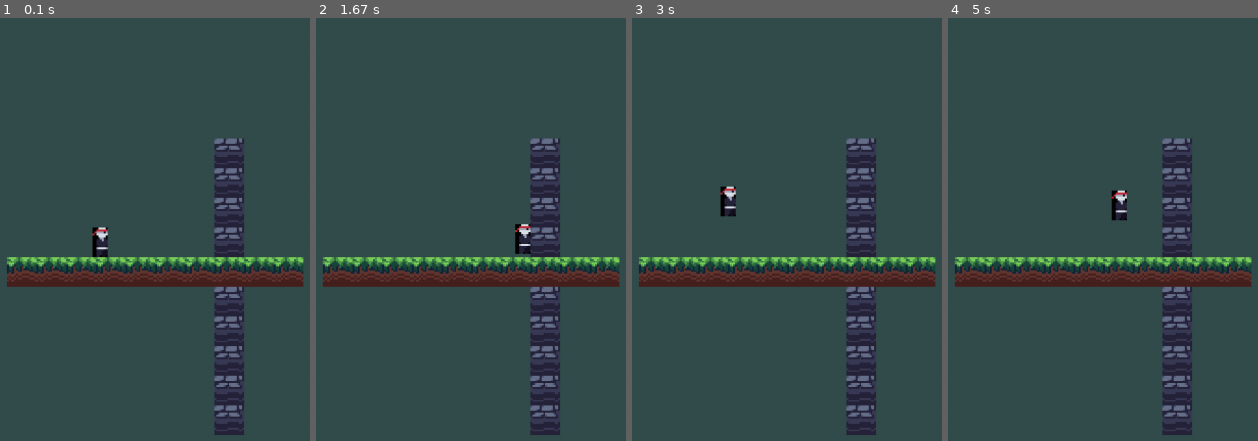
Above: before the commit, frames 1-4 (left to right).
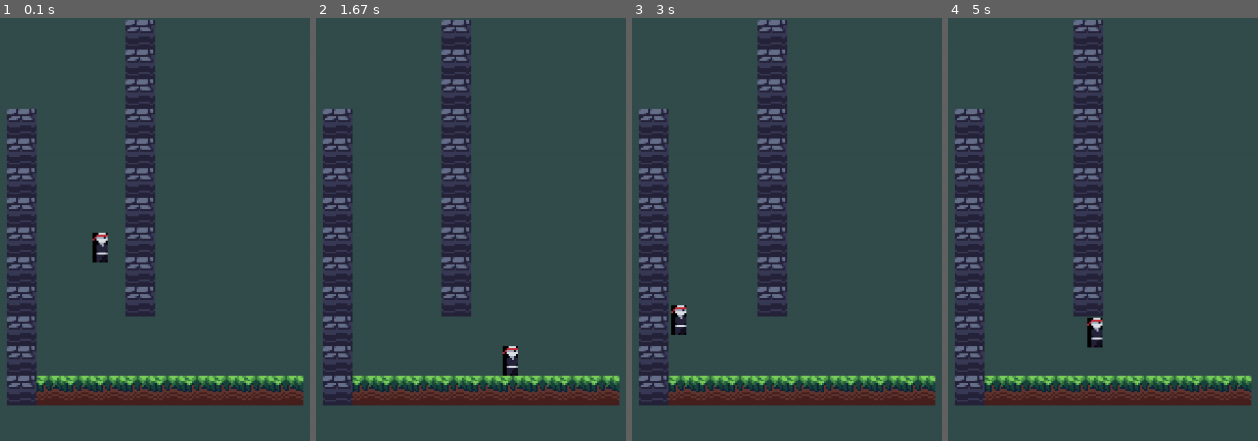
Above: after the commit, the same moments.

Repository: AymanOHM/project_gg
Game: pygame game, started from game.py
Same seed, same stepped clock (60 frames per second), same inputs: the game is played once before the commit and once after it.
Inputs:
- Up to frame 1 (0.1 s): no input
- Up to frame 2 (1.67 s): hold Right 0.33-0.8 s; hold Up 0.83-1.13 s; hold Right 1.17-1.63 s
- Up to frame 3 (3 s): hold Left 1.67-2.2 s; hold Left 2.23-2.63 s; hold Up from 2.67 s (still down)
- Up to frame 4 (5 s): release Up at 3.03 s; hold Right 3.07-3.7 s; hold Left 3.73-4.2 s; hold Right 4.23-4.7 s; hold Up from 4.73 s (still down)

The runs differ from the first frame. In frame 1, 25% of the frame differs, in the area x 2-99%, y 0-99%; in frame 2, 26%; in frame 3, 26%; in frame 4, 26%.

Commit message:
solved conflicts with player class merge request

Diff:
--- a/classes.py
+++ b/classes.py
@@ -29,7 +29,7 @@
     #the rect method does update param this for us, all we need is to chang pos now
 
 
-    def move(self,map, movement):
+    def move(self, map, movement: bool):
         #resetting collisions every movement
         self.collisions = {'up': False, 'down': False, 'right': False, 'left': False}
 
@@ -37,11 +37,13 @@
 
         self.pos[0] += mov_amount[0]
         entity_rect = self.rect()
+
         for rect in map.p_tiles_around(self.pos):
             if entity_rect.colliderect(rect):
                 if mov_amount[0] > 0:
                     self.collisions['right'] = True
                     entity_rect.right = rect.left
+
                 if mov_amount[0] < 0:
                     self.collisions['left'] = True
                     entity_rect.left = rect.right
@@ -49,6 +51,7 @@
 
         self.pos[1] += mov_amount[1]
         entity_rect = self.rect()
+
         for rect in map.p_tiles_around(self.pos):
             if entity_rect.colliderect(rect):
                 if mov_amount[1] > 0:
@@ -68,3 +71,124 @@
     def draw(self):
         rect = self.rect()
         self.tex.draw(rect.left,rect.right,rect.top,rect.bottom)
+
+class player(entity):
+
+    def __init__(self, game, path, pos, size=[50,50], speed=[3,0]):
+
+        self.environment = game.environment
+
+        self.gravity = self.environment['gravity']
+
+        self.pos = list(pos)
+        self.size  = list(size)
+
+        self.flags = {'air_jump': False,
+                      'last_wall_jump': {'right': False, 'left': False},
+                      'friction': False
+                      }
+
+        #texture
+        self.path = path
+        self.tex = Texture(game.assets['player'])
+
+
+        ## Entity transformation ##
+        # movement will be passed from update
+        self.speed = list(speed)  #array
+        self.collisions = {'up': False, 'down': False, 'right': False, 'left': False}
+
+    def move(self, map, movement: bool):
+        # resetting collisions every movement
+        self.collisions = {'up': False, 'down': False, 'right': False, 'left': False}
+
+        mov_amount = (movement[0] + movement[0] * self.speed[0], movement[1] + self.speed[1])
+
+        ## Check Collisions ##
+
+        # Change horizontal position
+        self.pos[0] += mov_amount[0]
+
+        # Check horizontal collision
+        entity_rect = self.rect()
+        for rect in map.p_tiles_around(self.pos):
+            if entity_rect.colliderect(rect):
+                if mov_amount[0] > 0:
+                    # Edit Flags
+                    self.collisions['right'] = True
+                    self.flags['friction'] = True
+                    entity_rect.right = rect.left
+
+                if mov_amount[0] < 0:
+                    # Edit Flags
+                    self.collisions['left'] = True
+                    self.flags['friction'] = True
+
+                    entity_rect.left = rect.right
+                self.pos[0] = entity_rect.x
+
+        # Change vertical position
+        self.pos[1] += mov_amount[1] -  self.flags['friction'] * ( mov_amount[1] // 2 )
+        self.flags['friction'] = False
+
+        # Check Vertical collision
+        entity_rect = self.rect()
+        for rect in map.p_tiles_around(self.pos):
+            if entity_rect.colliderect(rect):
+                if mov_amount[1] > 0:
+                    # Stop the player
+                    self.speed[1] = 0
+
+                    # Edit Flags
+                    self.collisions['up'] = True
+
+                    entity_rect.bottom = rect.top
+
+                if mov_amount[1] < 0:
+                    # Stop the player
+                    self.speed[1] = 0
+
+                    # Edit Flags
+                    self.collisions['down'] = True
+
+                    self.flags['air_jump'] = True
+
+                    self.flags['last_wall_jump']['right'] = False
+                    self.flags['last_wall_jump']['left'] = False
+
+                    entity_rect.top = rect.bottom
+
+                self.pos[1] = entity_rect.y
+
+        self.speed[1] = min(5, self.speed[1] - self.gravity)
+
+
+    def jump(self):
+        ## Check Double Jump ##
+        if not any( self.collisions.values() ) and self.flags['air_jump'] == True: # In the air
+            self.do_jump_action()
+            self.flags['air_jump'] = False
+        else:
+            if self.collisions['down']: # On the ground
+                self.do_jump_action()
+
+        ## Check Wall Jump ##
+            if self.collisions['right']:
+                if self.flags['last_wall_jump']['right'] == False: # Last jump wasn't from right
+                    self.do_jump_action()
+
+                    self.flags['last_wall_jump']['right'] = True
+                    self.flags['last_wall_jump']['left'] = False
+                    self.flags['air_jump'] = True
+
+            if self.collisions['left']:
+                if self.flags['last_wall_jump']['left'] == False: # Last jump wasn't from left
+                    self.do_jump_action()
+
+                    self.flags['last_wall_jump']['left'] = True
+                    self.flags['last_wall_jump']['right'] = False
+                    self.flags['air_jump'] = True
+
+
+    def do_jump_action(self):
+        self.speed[1]= 5
--- a/game.py
+++ b/game.py
@@ -11,6 +11,7 @@
 
         self.w=w
         self.h=h
+        self.environment = {'gravity': 0.2}
         #pg init
         pg.init()
         pg.display.set_caption("gg")
@@ -24,7 +25,7 @@
             'player': load_image('entities/player.png')
         }
 
-        self.player = entity(self, 'player', (400, 400), (23, 45))
+        self.player = player(self, 'player', (400, 400), (23, 45))
 
         self.tilemap = Tilemap(self, 45)
 
@@ -57,22 +58,19 @@
         while True:
         # glutMainLoop() or pg loop in this case
 
-
-
-
-
-
             for event in pg.event.get():
                 if event.type == pg.QUIT:
                     pg.quit()
                     sys.exit()
+
                 if event.type == pg.KEYDOWN:
                     if event.key == pg.K_LEFT:
                         self.movement[0] = True
                     if event.key == pg.K_RIGHT:
                         self.movement[1] = True
                     if event.key == pg.K_UP:
-                        self.player.speed[1]= 5
+                        self.player.jump()
+
                 if event.type == pg.KEYUP:
                     if event.key == pg.K_LEFT:
                         self.movement[0] = False
--- a/tilemap.py
+++ b/tilemap.py
@@ -13,8 +13,10 @@
         self.tex= Texture(0)
 
         for i in range(10):
-            self.tilemap[str(6 + i) + ';8'] = {'type': 'grass', 'variant': 1, 'pos': (6 + i, 8)}
-            self.tilemap['13;' + str(3 + i)] = {'type': 'stone', 'variant': 1, 'pos': (13, 3 + i)}
+            self.tilemap[str(6 + i) + ';4'] = {'type': 'grass', 'variant': 1, 'pos': (6 + i, 4)}
+
+            self.tilemap['10;' + str(7 + i)] = {'type': 'stone', 'variant': 1, 'pos': (10, 7 + i)}
+            self.tilemap['6;' + str(4 + i)] = {'type': 'stone', 'variant': 1, 'pos': (6, 4 + i)}
 
     def tiles_around(self, pos):
         tiles = []
